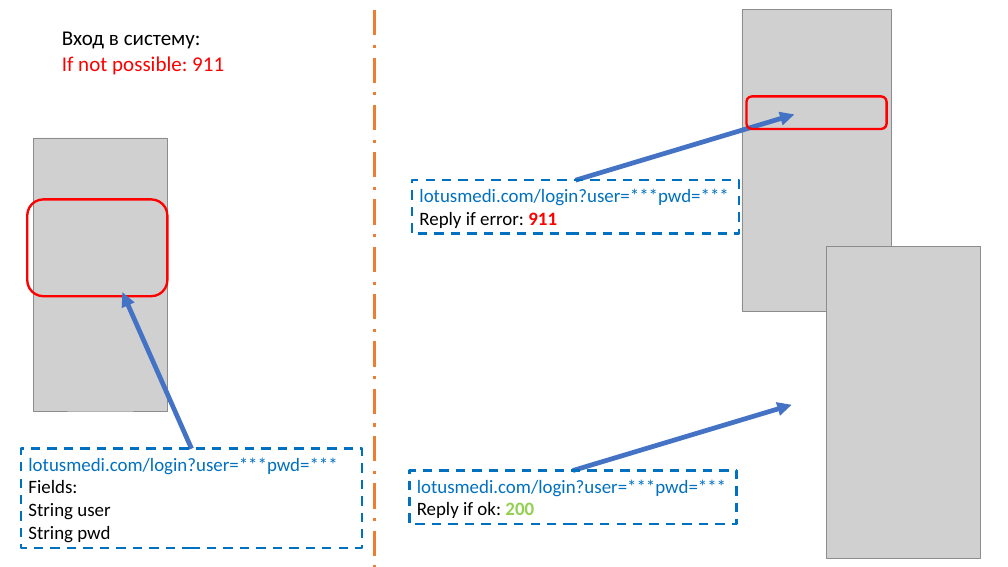
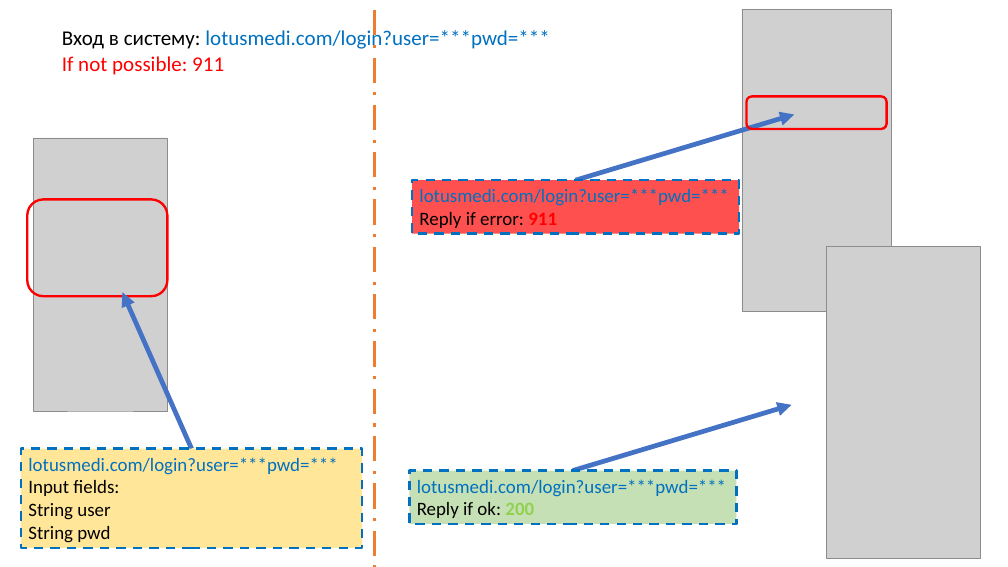
Before and after one commit to MarinaPak108/lotus, a slide deck: slide 4 of scenarioFlowChart.pptx (slide 1 before the commit). Drawn at 1008x567 pixels with LibreOffice and Linux fonts; fonts in the diff are those of the drawing; grey boxes stand for pictures. Boxes give left, top, right and bottom in pixels: in the first picture for what was removed or moved away, otherwise in the second. Text is boxed around its words. In the diff, an @@ line names an element or a change of style, - is before the commit and + after.

```diff
--- a/scenarioFlowChart.pptx
+++ b/scenarioFlowChart.pptx
@@ text at [62, 28, 549, 49]: text changed; text colour #000000 to #0070C0 @@
-Вход в систему:
+Вход в систему: lotusmedi.com/login?user=***pwd=***
@@ rectangle "lotusmedi.com/login?user=***pwd=***" at [412, 180, 740, 234]: fill none to #FF5050 @@
@@ rectangle "lotusmedi.com/login?user=***pwd=***" at [21, 448, 362, 547]: fill none to #FFE699 @@
@@ rectangle "lotusmedi.com/login?user=***pwd=***" at [410, 470, 737, 524]: fill none to #C5E0B4 @@
@@ text in rectangle at [28, 480, 119, 496]: text changed @@
-Fields:
+Input fields:
```
Also in this commit, not shown: 1 other slide changed, 10 slides added, 1 other file.
